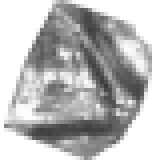
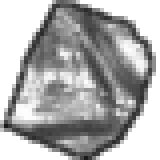
Two versions of the same layered image (160x160). Layer-by-layer changes:
added layer "outline" above "Pasted Layer" over [0, 0, 156, 160]
